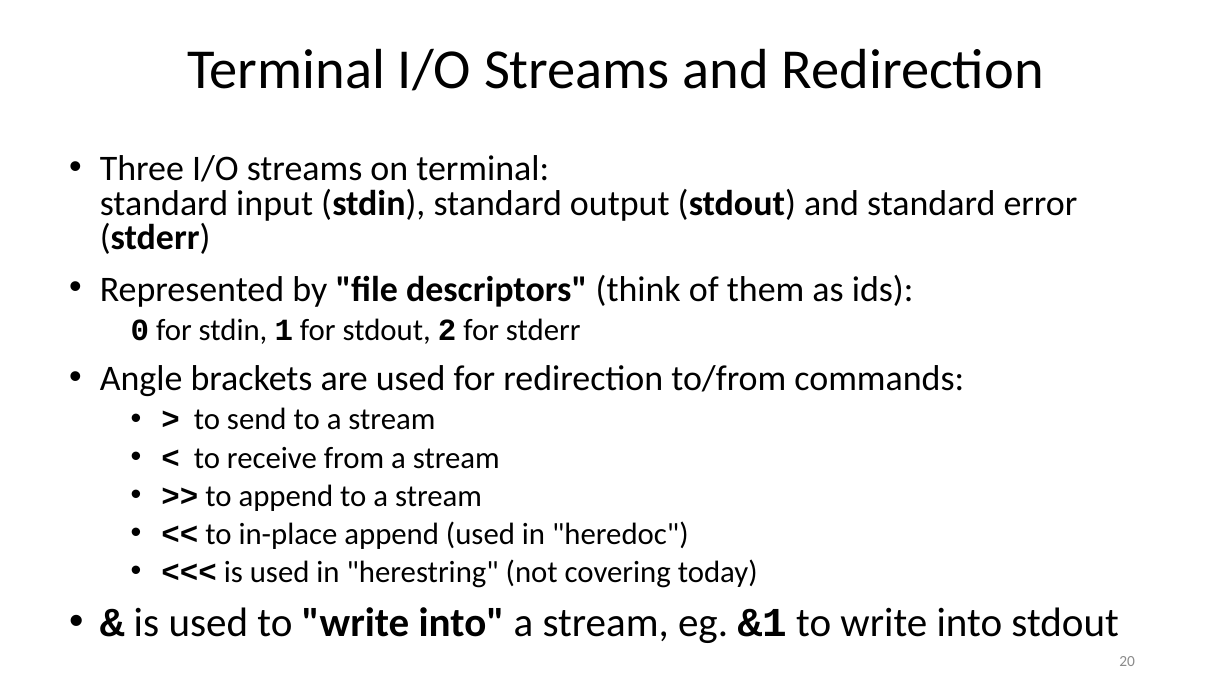
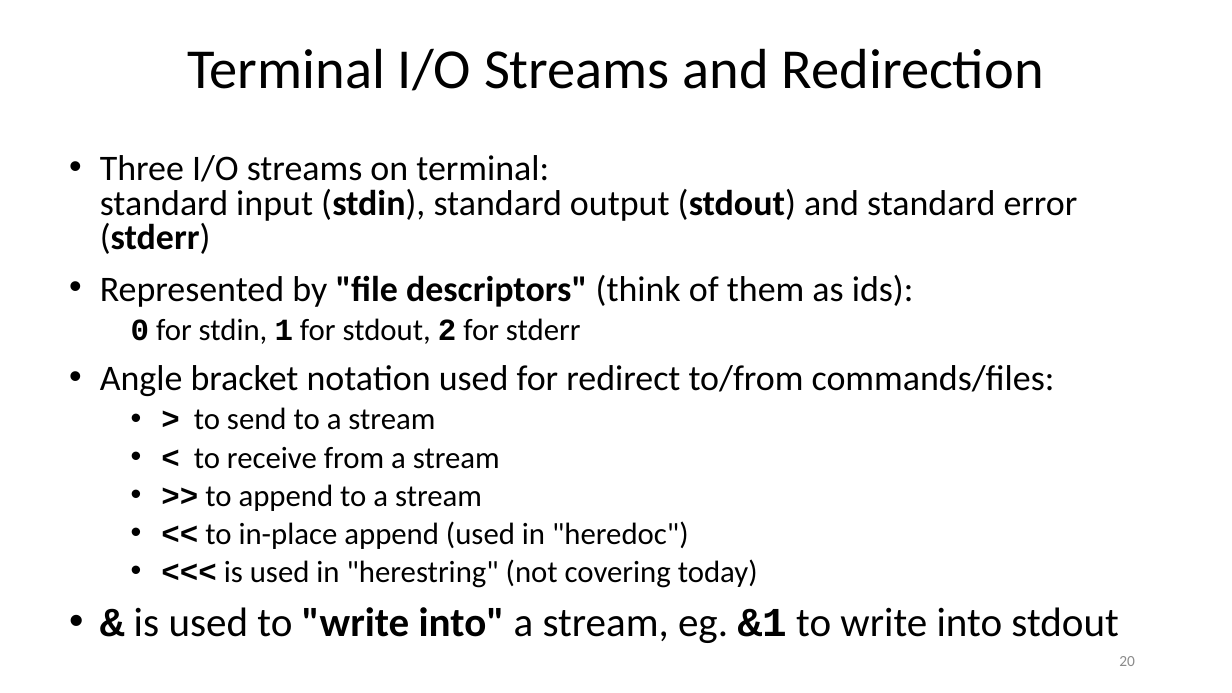
Before and after one commit to ketancmaheshwari/lisa19, a slide deck: slide 20 of lpt_LISA.pptx. Drawn at 1232x693 pixels with LibreOffice and Linux fonts; fonts in the diff are those of the drawing. Boxes give left, top, right and bottom in pixels: in the first picture for what was removed or moved away, otherwise in the second. Text is boxed around its words. In the diff, an @@ line names an element or a change of style, - is before the commit and + after.

```diff
--- a/lpt_LISA.pptx
+++ b/lpt_LISA.pptx
@@ text at (100, 365, 1055, 396): text changed @@
-• Angle brackets are used for redirection to/from commands:
+• Angle bracket notation used for redirect to/from commands/files:
```
Also in this commit, not shown: 19 other slides changed, 1 other file.
